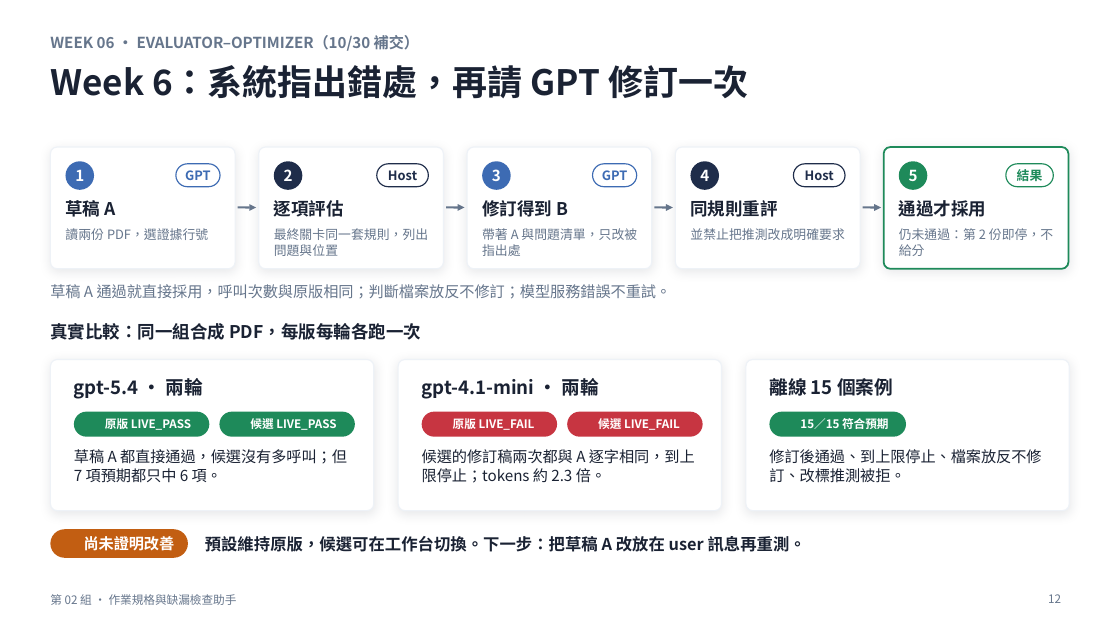
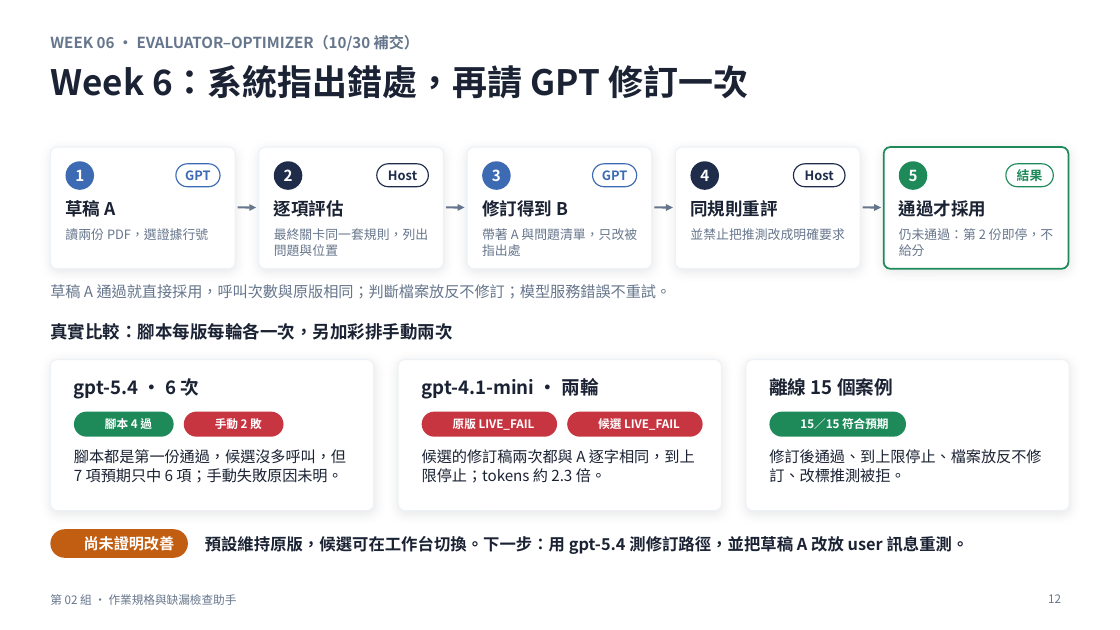
Before and after one commit to yoyo6108876/nutn-agent-2026f-team2-campus-life, a slide deck: slide 12 of reports/phase-review-v2/phase-review-v2.pptx. Drawn at 1120x630 pixels with LibreOffice and Linux fonts; fonts in the diff are those of the drawing; background and template pictures are left out. Boxes give left, top, right and bottom in pixels: in the first picture for what was removed or moved away, otherwise in the second. Text is boxed around its words. In the diff, an @@ line names an element or a change of style, - is before the commit and + after.

```diff
--- a/reports/phase-review-v2/phase-review-v2.pptx
+++ b/reports/phase-review-v2/phase-review-v2.pptx
@@ text at <box>50,323,452,340</box>: text changed @@
-真實比較：同一組合成 PDF，每版每輪各跑一次
+真實比較：腳本每版每輪各一次，另加彩排手動兩次
@@ text at <box>74,378,200,399</box>: text changed @@
-gpt-5.4 · 兩輪
+gpt-5.4 · 6 次
@@ rounded rectangle: place and size @@
-rounded rectangle at <box>74,412,209,437</box>
+rounded rectangle at <box>74,412,174,437</box>
@@ text at <box>105,416,152,432</box>: text changed @@
-原版 LIVE_PASS
+腳本 4 過
@@ rounded rectangle: place and size @@
-rounded rectangle at <box>219,412,355,437</box>
+rounded rectangle at <box>184,412,284,437</box>
@@ rounded rectangle at <box>184,412,284,437</box>: fill #1E8A5A to #C73541 @@
@@ text at <box>215,418,262,429</box>: text changed @@
-候選 LIVE_PASS
+手動 2 敗
@@ text at <box>74,449,346,483</box>: text changed @@
-草稿 A 都直接通過，候選沒有多呼叫；但 7 項預期都只中 6 項。
+腳本都是第一份通過，候選沒多呼叫，但 7 項預期只中 6 項；手動失敗原因未明。
@@ text at <box>205,536,969,554</box>: text changed @@
-預設維持原版，候選可在工作台切換。下一步：把草稿 A 改放在 user 訊息再重測。
+預設維持原版，候選可在工作台切換。下一步：用 gpt-5.4 測修訂路徑，並把草稿 A 改放 user 訊息重測。
```
Also in this commit, not shown: 7 other slides changed, 11 other files.
